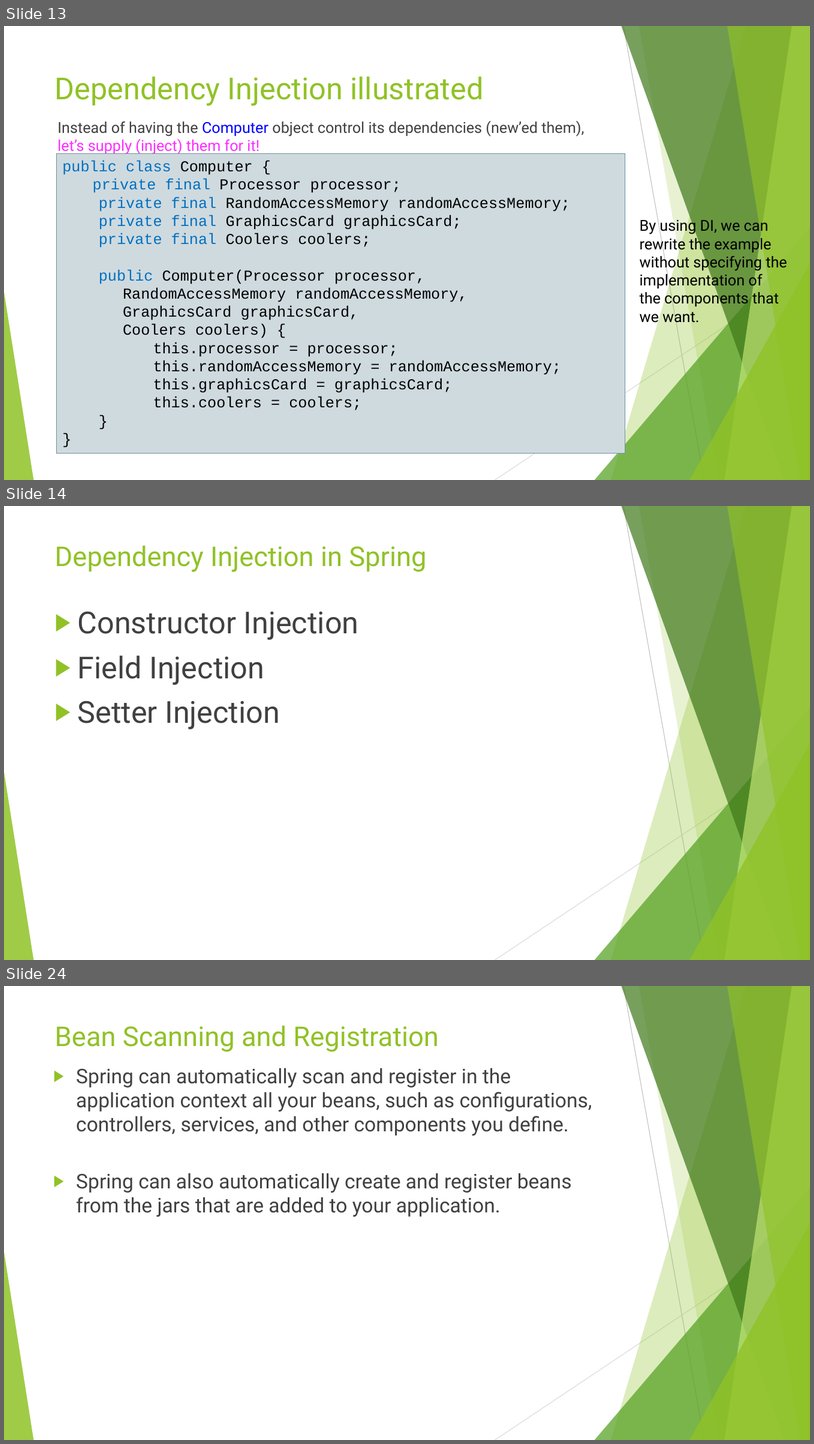
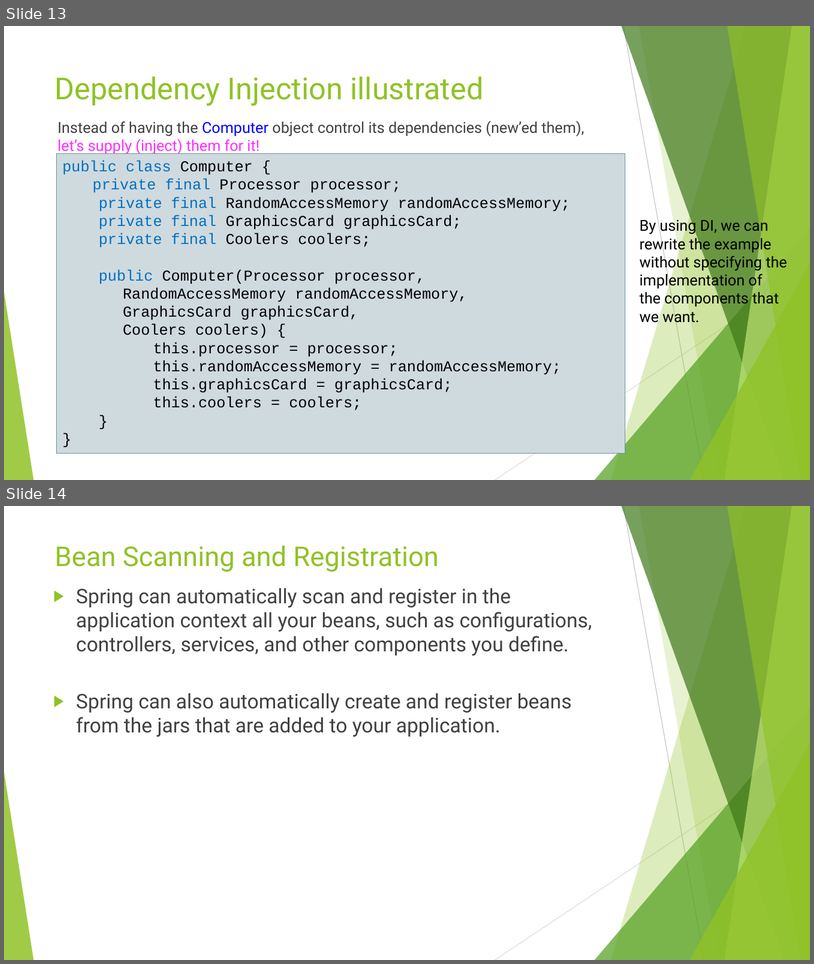
Before and after one commit to idanshal/sb-todo-app-tdp, a slide deck: course_data/presentations/practical_spring_boot_for_tdp.pptx. Shown one above the other, each under a label of ours: slides 13, 14 and 24 before the commit, slides 13 and 14 after it; the slides between them are not shown. The pictures are 814x1444 and 814x964 pixels, drawn with LibreOffice and Linux fonts; fonts in the diff are those of the drawing. Boxes give left, top, right and bottom in pixels: in the first picture for what was removed or moved away, otherwise in the second. Text is boxed around its words. In the diff, an @@ line names an element or a change of style, - is before the commit and + after.

```diff
--- a/course_data/presentations/practical_spring_boot_for_tdp.pptx
+++ b/course_data/presentations/practical_spring_boot_for_tdp.pptx
@@ slide 14 removed at (4,506,810,960), background #FFFFFF; not listed: 10 template elements that a slide beside it also shows @@
@@ title removed at (55,546,426,572) @@
-Dependency Injection in Spring
@@ text removed at (78,611,359,729) @@
-▶ Constructor Injection
-▶ Field Injection
-▶ Setter Injection
@@ what was slide 24 is now slide 14 @@
```
Also in this commit, not shown: 9 other slides removed, 1 other file.
